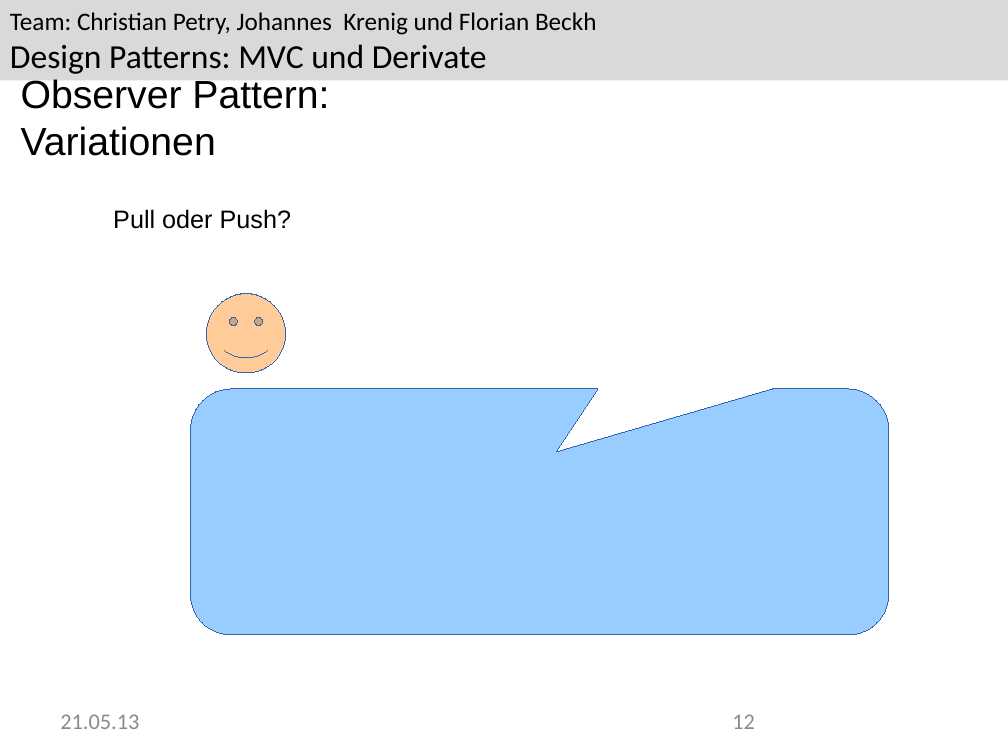
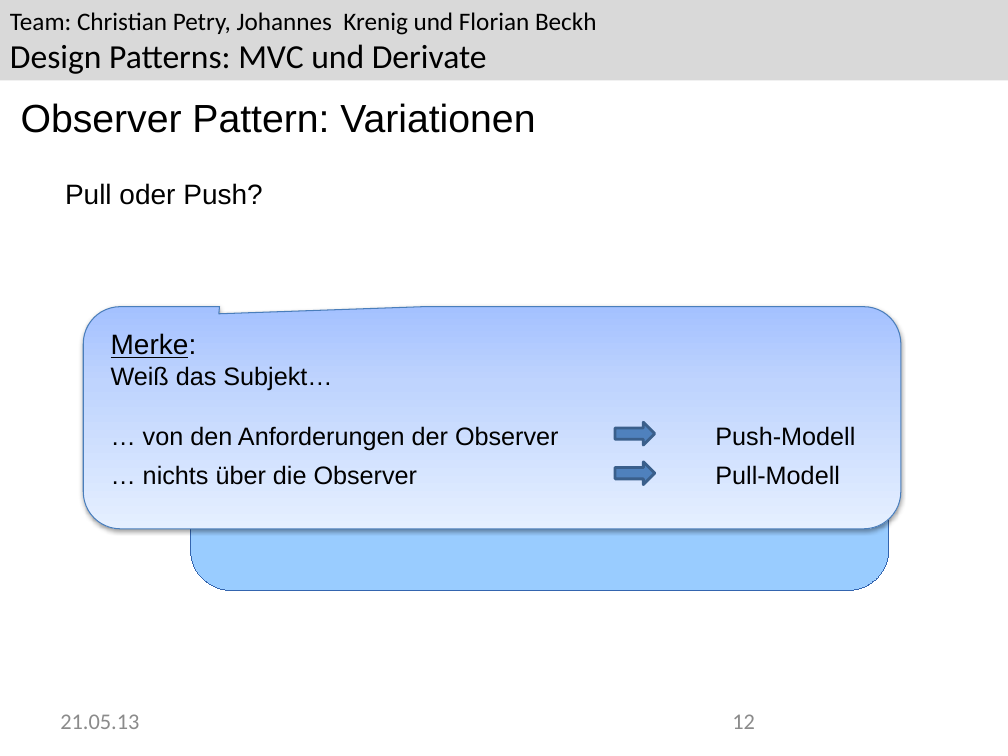
Before and after one commit to Greever/Design-Pattern-MVC, a slide deck: slide 12 of Dokumentation/Praesentation/Praesentation.pptx. Drawn at 1008x756 pixels with LibreOffice and Linux fonts; fonts in the diff are those of the drawing; background and template pictures are left out. Boxes give left, top, right and bottom in pixels: in the first picture for what was removed or moved away, otherwise in the second. Text is boxed around its words. In the diff, an @@ line names an element or a change of style, - is before the commit and + after.

Commit message:
enhanced observer part in presentation

```diff
--- a/Dokumentation/Praesentation/Praesentation.pptx
+++ b/Dokumentation/Praesentation/Praesentation.pptx
@@ text "Observer Pattern: Variationen" rewrapped from bbox=[21, 79, 329, 156] to bbox=[21, 103, 535, 133] @@
@@ text "Pull oder Push?": place and size @@
-text "Pull oder Push?" at bbox=[113, 209, 291, 229]
+text "Pull oder Push?" at bbox=[65, 183, 262, 205]
@@ text "Pull oder Push?" at bbox=[65, 183, 262, 205]: size 18 to 20 pt @@
@@ smiley face removed at bbox=[207, 293, 286, 373] @@
@@ rounded speech box added at bbox=[84, 306, 901, 528], fill gradient #A4C4FF to #BFD4FF to #E6EEFF, outline #4B7EBC 0.75 pt @@
@@ text added at bbox=[111, 333, 855, 485], 18 pt, text #000000 @@
+Merke:
+Weiß das Subjekt…
+… von den Anforderungen der Observer Push-Modell
+… nichts über die Observer Pull-Modell
@@ rounded speech box: place and size @@
-rounded speech box at bbox=[191, 389, 889, 635]
+rounded speech box at bbox=[191, 345, 889, 591]
@@ right arrow added at bbox=[615, 422, 654, 446], fill #4F81BD, outline #3A5F8C 2 pt @@
@@ right arrow added at bbox=[615, 462, 654, 485], fill #4F81BD, outline #3A5F8C 2 pt @@
```
Also in this commit, not shown: 10 other slides changed.
